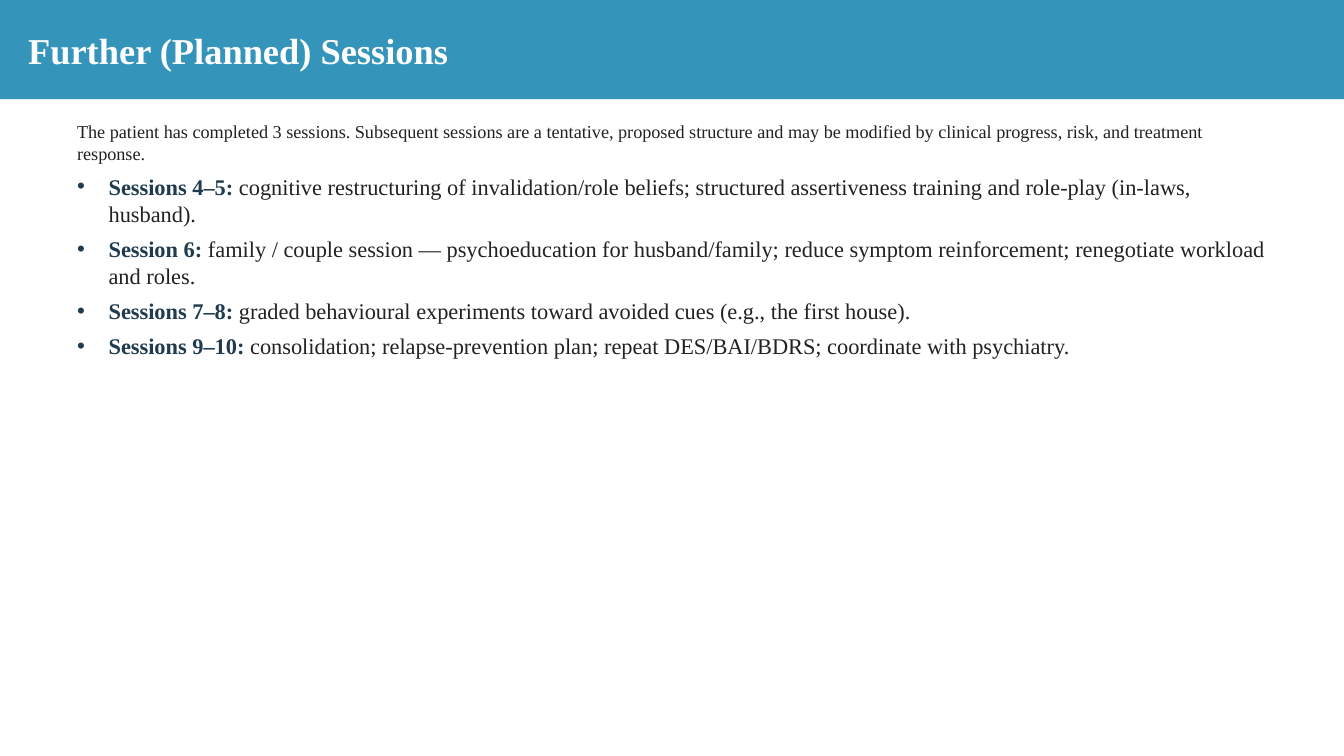
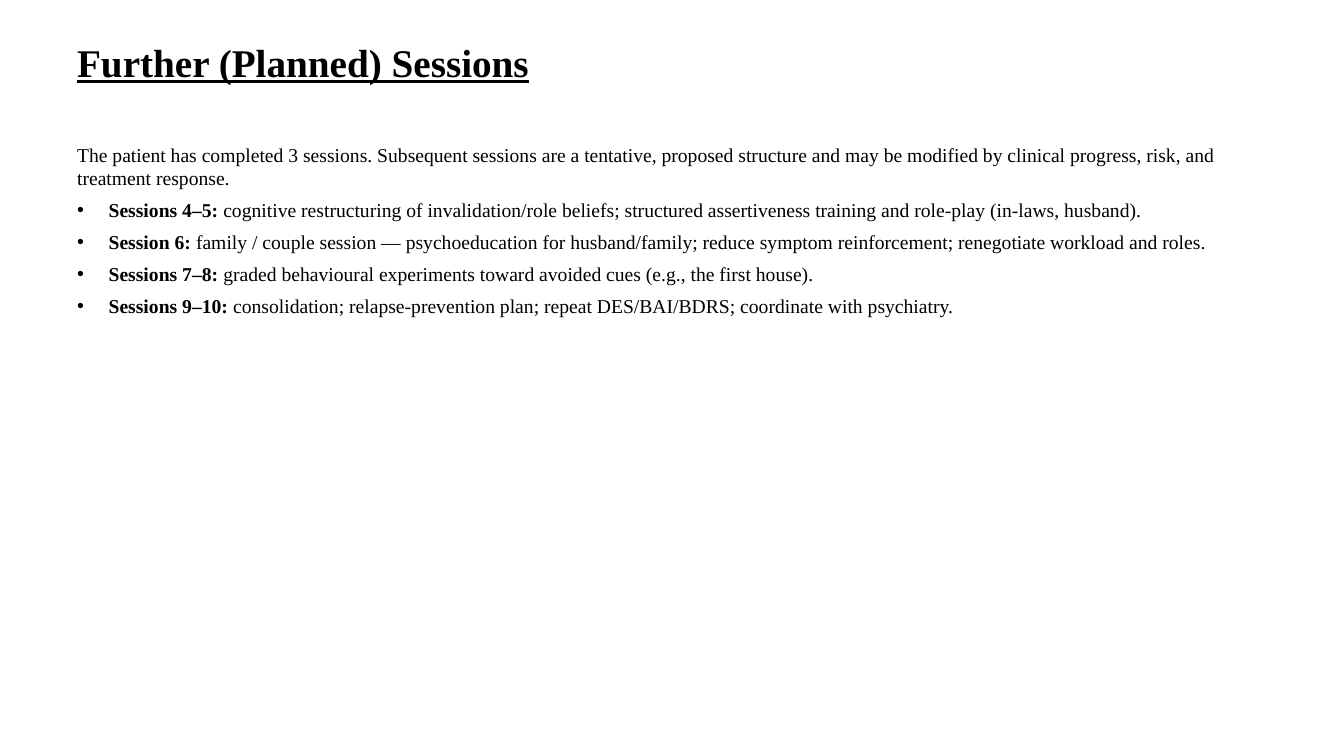
Before and after one commit to tejasdangodra786-byte/Dango-kiro, a slide deck: slide 31 of Mamta_Saini_Case_Conference.pptx. Drawn at 1344x756 pixels with LibreOffice and Linux fonts; fonts in the diff are those of the drawing. Boxes give left, top, right and bottom in pixels: in the first picture for what was removed or moved away, otherwise in the second. Text is boxed around its words. In the diff, an @@ line names an element or a change of style, - is before the commit and + after.

Commit message:
Reformat case-conference PPT: white bg, TNR headings 28pt bold underlined, sub-headings 20pt, content 14pt, all black

```diff
--- a/Mamta_Saini_Case_Conference.pptx
+++ b/Mamta_Saini_Case_Conference.pptx
@@ text "Further (Planned) Sessions": place and size @@
-text "Further (Planned) Sessions" at <box>0,0,1344,99</box>
+text "Further (Planned) Sessions" at <box>77,49,529,84</box>
@@ text "Further (Planned) Sessions" at <box>77,49,529,84</box>: size 26 to 28 pt, text colour #FFFFFF to #000000, underline on; vertical alignment middle to top; fill #3494BA to none @@
@@ text "The patient has completed 3 ...": place and size @@
-text "The patient has completed 3 ..." at <box>77,125,1264,359</box>
+text "The patient has completed 3 ..." at <box>77,148,1214,318</box>
@@ text "The patient has completed 3 ..." at <box>77,148,1214,318</box>: size 13 to 14 pt in "The patient has completed 3 sessions. Subsequent ..."; text colour #222222 to #000000; size 16 to 14 pt in "Sessions 4–5: cognitive restructuring of invalidation/role b ...", "Session 6: family / couple session — ...", "Sessions 7–8: graded behavioural experiments toward avoided ...", "Sessions 9–10: consolidation; relapse-prevention plan; repea ..."; text colour #1F3B4D to #000000 in "Sessions 4–5:", "Session 6:", "Sessions 7–8:", "Sessions 9–10:" @@
```
Also in this commit, not shown: 33 other slides changed.
